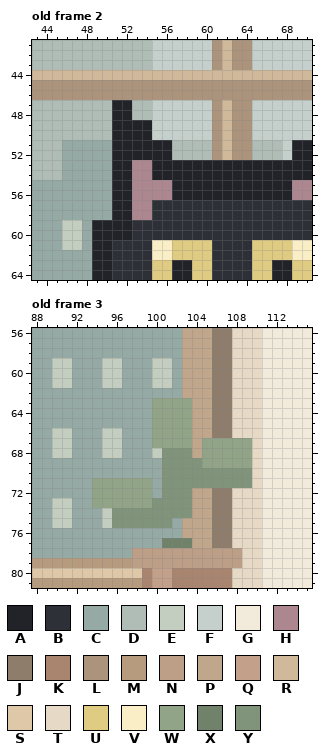
One commit to this pixel-art file: art/login/login-window.aseprite. That is the earlier state.
128x112 pixels, 8 frames. Colours within 5 levels of each other are drawn and written as one. Shown: old frame 2: x 43..70, y 41..64; old frame 3: x 88..115, y 56..81. The commit also changed other frames or places, which this record leaves out.
Visible layers, top first: "Approved black cat on the sill", "Plant and little books", "Wood frame and sill", "Quiet city silhouettes", "Window and soft daylight", "Cream apartment wall".
Palette (. is transparent): A #212329  B #2e3037  C #96aaa5  D #b0bdb7  E #c3cec1  F #c5d0cc  G #f2ebdc  H #ad8790  J #8e7d6b  K #a98570  L #ac947c  M #b69b7e  N #bd9f87  P #c0a78b  Q #c3a08a  R #d0b89a  S #dfc8a8  T #e6dac6  U #e0cb83  V #faeec7  W #91a487  X #70836a  Y #7f947a
Pixels before, old frame 2, first column x 43:
41 DDDDDDDDDDDDFFFFFFLRLLFFFFFF
42 DDDDDDDDDDDDFFFFFFLRLLFFFFFF
43 DDDDDDDDDDDDFFFFFFLRLLFFFFFF
44 RRRRRRRRRRRRRRRRRRRRRRRRRRRR
45 LLLLLLLLLLLLLLLLLLLLLLLLLLLL
46 LLLLLLLLLLLLLLLLLLLLLLLLLLLL
47 DDDDDDDDAADDFFFFFFLRLLFFFFFF
48 DDDDDDDDAADDFFFFFFLRLLFFFFFF
49 DDDDDDDDAAAAFFFFFFLRLLFFFFFF
50 DDDDDDDDAAAAFFFFFFLRLLFFFFFF
51 DDDCCCCCAAAAAADDDDLRLLDDDFAA
52 DDDCCCCCAAAAAADDDDLRLLDDDFAA
53 DDDCCCCCAAHHAAAAAAAAAAAAAAAA
54 DDDCCCCCAAHHAAAAAAAAAAAAAAAA
55 CCCCCCCCAAHHHHAAAAAAAAAAAAHH
56 CCCCCCCCAAHHHHAAAAAAAAAAAAHH
57 CCCCCCCCAAHHBBBBBBBBBBBBBBBB
58 CCCCCCCCAAHHBBBBBBBBBBBBBBBB
59 CCCEECAAAABBBBBBBBBBBBBBBBBB
60 CCCEECAAAABBBBBBBBBBBBBBBBBB
61 CCCEECAABBBBVVUUUUBBBBUUUUVV
62 CCCCCCAABBBBVVUUUUBBBBUUUUVV
63 CCCCCCAABBBBUUAAUUBBBBUUAAUU
64 CCCCCCAABBBBUUAAUUBBBBUUAAUU
Pixels before, old frame 3, first column x 88:
56 CCCCCCCCCCCCCCCPPPJJTTTGGGGG
57 CCCCCCCCCCCCCCCPPPJJTTTGGGGG
58 CCCCCCCCCCCCCCCPPPJJTTTGGGGG
59 CCEECCCEECCCEECPPPJJTTTGGGGG
60 CCEECCCEECCCEECPPPJJTTTGGGGG
61 CCEECCCEECCCEECPPPJJTTTGGGGG
62 CCCCCCCCCCCCCCCPPPJJTTTGGGGG
63 CCCCCCCCCCCCWWWWPPJJTTTGGGGG
64 CCCCCCCCCCCCWWWWPPJJTTTGGGGG
65 CCCCCCCCCCCCWWWWPPJJTTTGGGGG
66 CCEECCCEECCCWWWWPPJJTTTGGGGG
67 CCEECCCEECCCWWWWPWWWWWTGGGGG
68 CCEECCCEECCCEYYYPWWWWWTGGGGG
69 CCCCCCCCCCCCCYYYYWWWWWTGGGGG
70 CCCCCCCCCCCCCYYYYYYYYYTGGGGG
71 CCCCCCWWWWWWCYYYYYYYYYTGGGGG
72 CCCCCCWWWWWWCYYYPPJJTTTGGGGG
73 CCEECCWWWWWWYYYYPPJJTTTGGGGG
74 CCEECCCEYYYYYYYYPPJJTTTGGGGG
75 CCEECCCEYYYYYYCPPPJJTTTGGGGG
76 CCCCCCCCCCCCCCCPPPJJTTTGGGGG
77 CCCCCCCCCCCCCXXXPPJJTTTGGGGG
78 CCCCCCCCCCNNNNNNNNNNNTTGGGGG
79 MMMMMMMMMMNNNNNNNNNNNTTGGGGG
80 SSSSSSSSSSSKQQKKKKKKTTTGGGGG
81 MMMMMMMMMMMKQQKKKKKKTTTGGGGG
After:
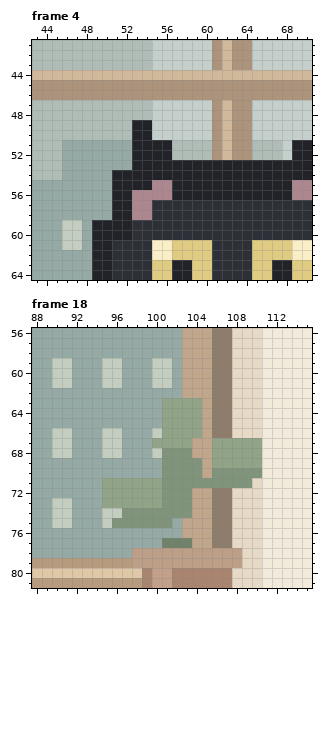
A new or re-ordered frame is compared with the old frame closest to it.
Change:
{"change": "frames 8 -> 32"}
{"where": "frame 4 is new; against old frame 2, layer \"Approved black cat on the sill\""}
{"frame":4,"y":47,"x":51,"old":"AA","new":"DD"}
{"frame":4,"y":48,"x":51,"old":"AA","new":"DD"}
{"frame":4,"y":49,"x":51,"old":"AA","new":"DD"}
{"frame":4,"y":50,"x":51,"old":"AA","new":"DD"}
{"frame":4,"y":51,"x":51,"old":"AA","new":"CC"}
{"frame":4,"y":52,"x":51,"old":"AA","new":"CC"}
{"frame":4,"y":53,"x":51,"old":"AAHH","new":"CCAA"}
{"frame":4,"y":54,"x":53,"old":"HH","new":"AA"}
{"frame":4,"y":55,"x":53,"old":"HH","new":"AA"}
{"where": "frame 18 is new; against old frame 3, layer \"Plant and little books\""}
{"frame":18,"y":63,"x":100,"old":"W","new":"C"}
{"frame":18,"y":63,"x":104,"old":"P","new":"W"}
{"frame":18,"y":64,"x":100,"old":"W","new":"C"}
{"frame":18,"y":64,"x":104,"old":"P","new":"W"}
{"frame":18,"y":65,"x":100,"old":"W","new":"C"}
{"frame":18,"y":65,"x":104,"old":"P","new":"W"}
{"frame":18,"y":66,"x":100,"old":"W","new":"E"}
{"frame":18,"y":66,"x":104,"old":"P","new":"W"}
{"frame":18,"y":67,"x":105,"old":"W","new":"P"}
{"frame":18,"y":67,"x":110,"old":"T","new":"W"}
{"frame":18,"y":68,"x":105,"old":"W","new":"P"}
{"frame":18,"y":68,"x":110,"old":"T","new":"W"}
{"frame":18,"y":69,"x":105,"old":"W","new":"P"}
{"frame":18,"y":69,"x":110,"old":"T","new":"W"}
{"frame":18,"y":70,"x":105,"old":"Y","new":"P"}
{"frame":18,"y":70,"x":110,"old":"T","new":"Y"}
{"frame":18,"y":71,"x":94,"old":"W","new":"C"}
{"frame":18,"y":71,"x":100,"old":"C","new":"W"}
{"frame":18,"y":72,"x":94,"old":"W","new":"C"}
{"frame":18,"y":72,"x":100,"old":"C","new":"W"}
{"frame":18,"y":73,"x":94,"old":"W","new":"C"}
{"frame":18,"y":73,"x":100,"old":"Y","new":"W"}
{"frame":18,"y":74,"x":96,"old":"Y","new":"E"}
{"label":"changed","picture_box":[112,100,152,190]}
{"label":"changed","picture_box":[152,398,212,508]}
{"label":"changed","picture_box":[252,438,262,478]}
{"label":"changed","picture_box":[92,478,122,518]}
